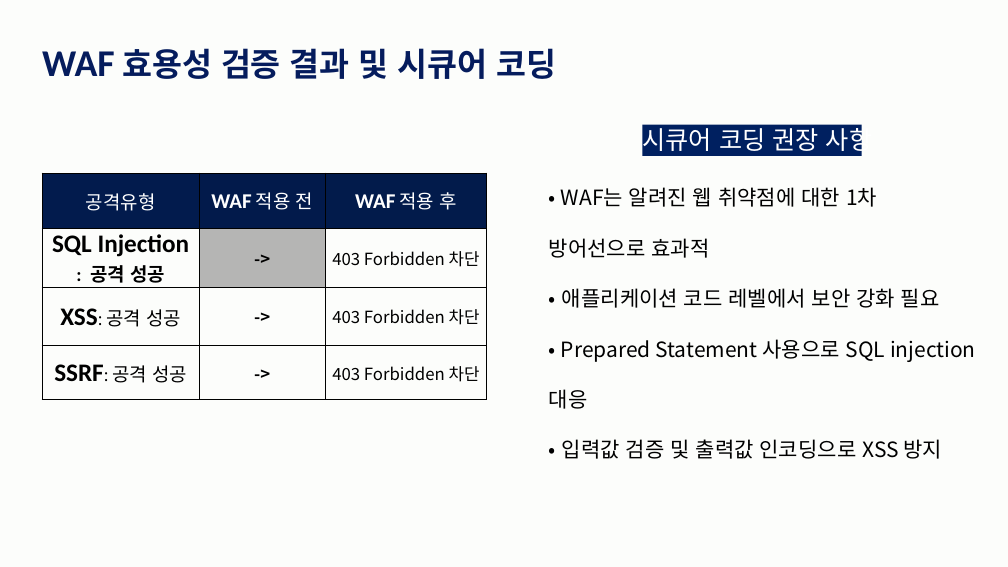
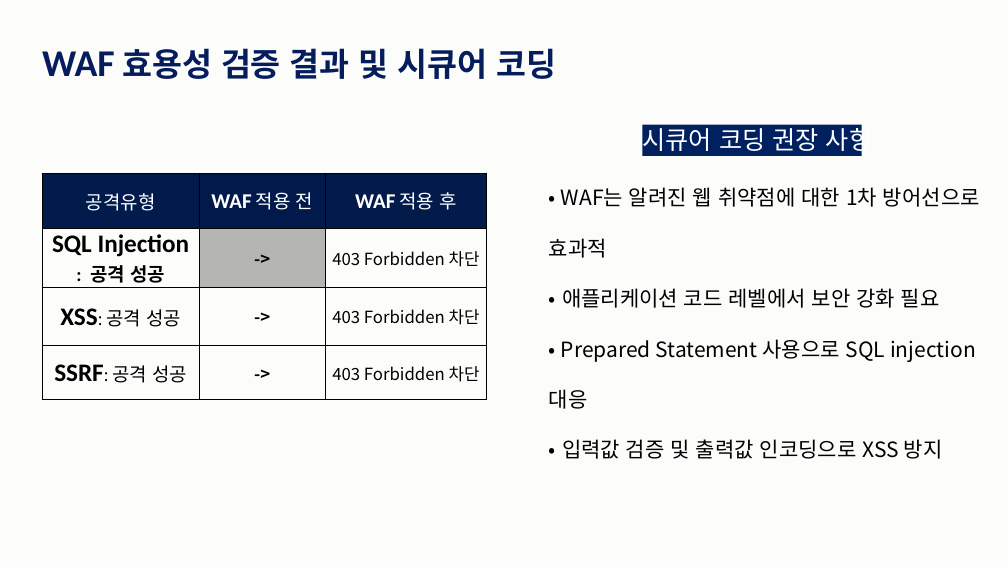
Before and after one commit to ggjg330204/team_www, a slide deck: slide 19 of 프로젝트/1팀_04_Azure_클라우드_데이터_및_App_보안.pptx. Drawn at 1008x567 pixels with LibreOffice and Linux fonts; fonts in the diff are those of the drawing; background and template pictures are left out. Boxes give left, top, right and bottom in pixels: in the first picture for what was removed or moved away, otherwise in the second. Text is boxed around its words. In the diff, an @@ line names an element or a change of style, - is before the commit and + after.

```diff
--- a/프로젝트/1팀_04_Azure_클라우드_데이터_및_App_보안.pptx
+++ b/프로젝트/1팀_04_Azure_클라우드_데이터_및_App_보안.pptx
@@ text "• WAF는 알려진 웹 취약점에 ..." rewrapped from [549,187,976,459] to [549,187,980,459] @@
```
Also in this commit, not shown: 4 other slides changed, 1 other file.
